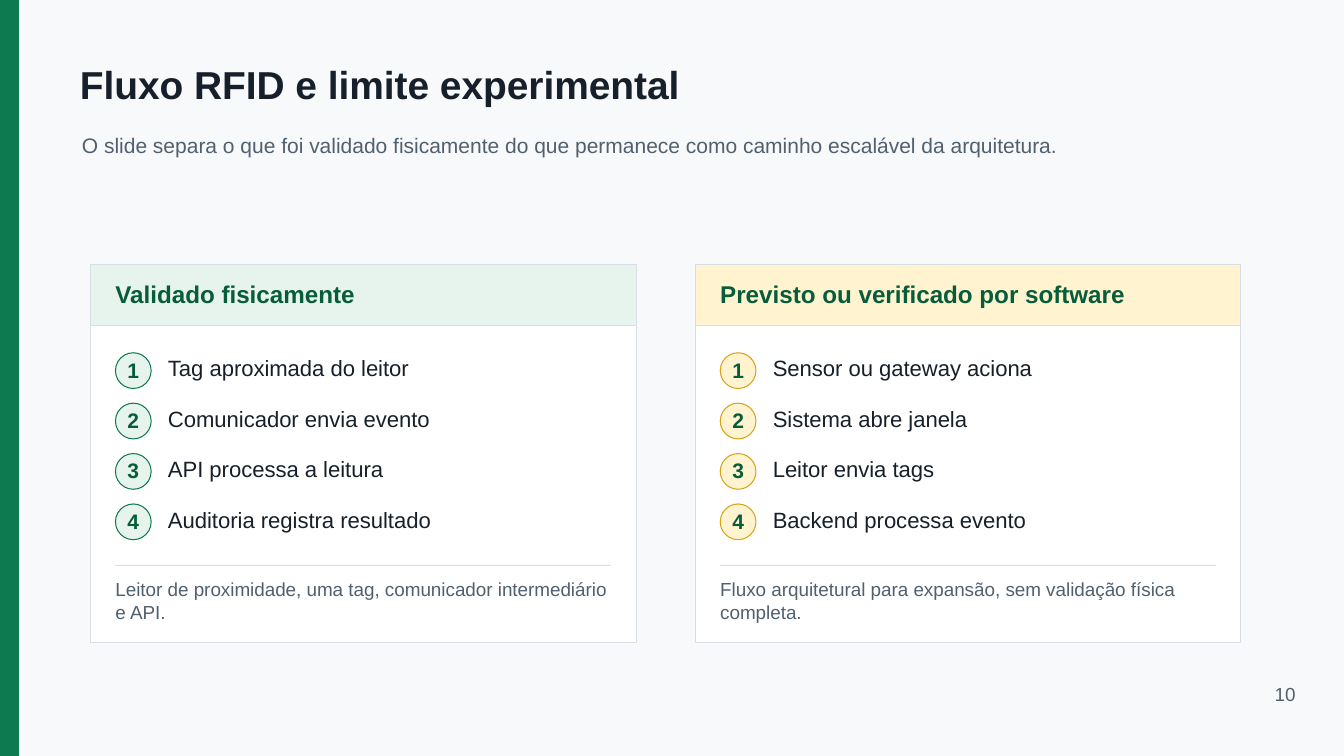
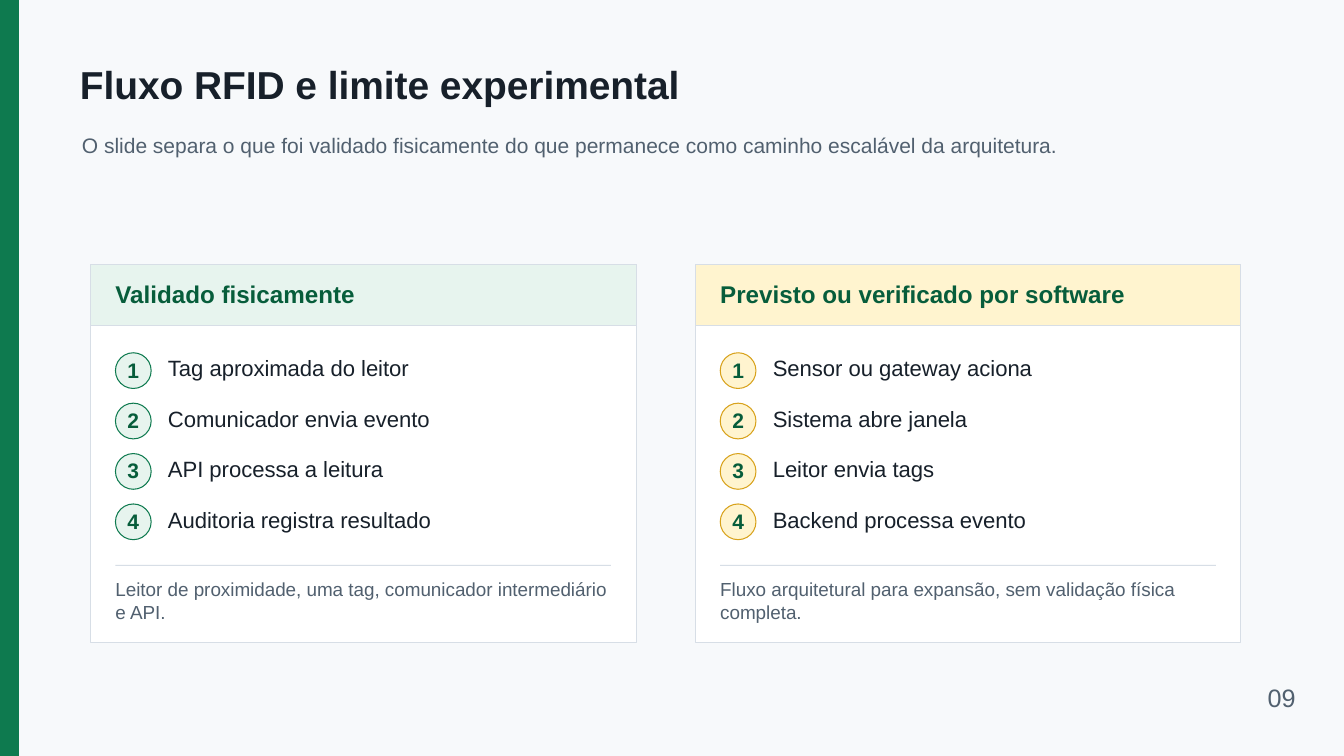
Before and after one commit to EzekLobo/InventoryRFID, a slide deck: slide 9 of docs/tcc/apresentacao-inventoryrfid-15min.pptx (slide 10 before the commit). Drawn at 1344x756 pixels with LibreOffice and Linux fonts; fonts in the diff are those of the drawing. Boxes give left, top, right and bottom in pixels: in the first picture for what was removed or moved away, otherwise in the second. Text is boxed around its words. In the diff, an @@ line names an element or a change of style, - is before the commit and + after.

```diff
--- a/docs/tcc/apresentacao-inventoryrfid-15min.pptx
+++ b/docs/tcc/apresentacao-inventoryrfid-15min.pptx
@@ text at box(1268, 689, 1296, 707): text changed; size 13.5 to 18 pt @@
-10
+09
```
Also in this commit, not shown: 9 other slides changed, 3 slides added, 7 slides removed, 1 other file.
